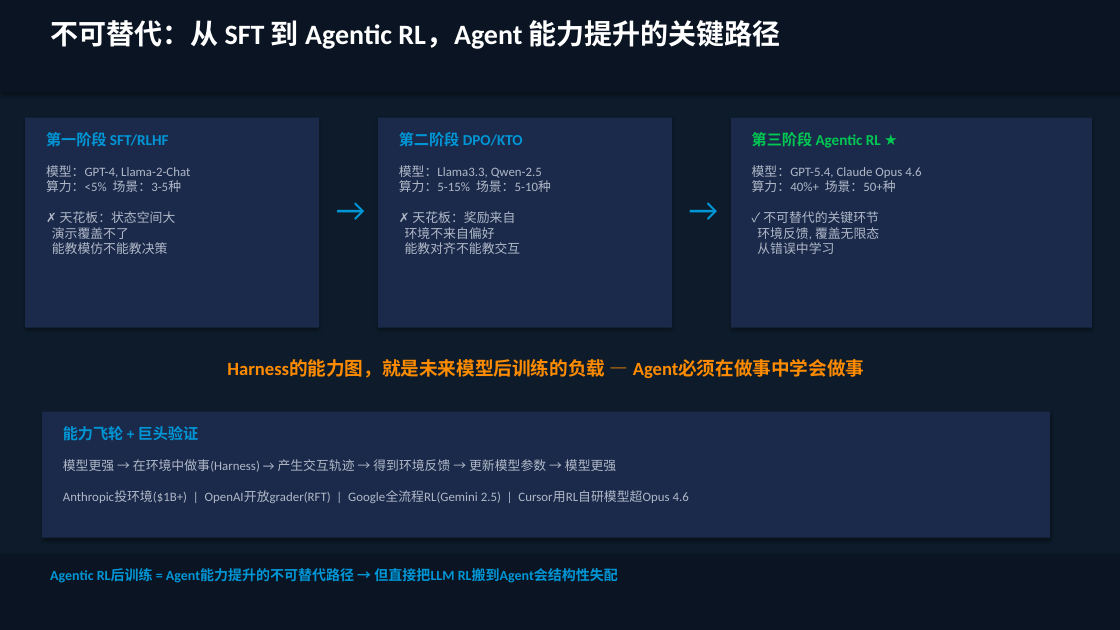
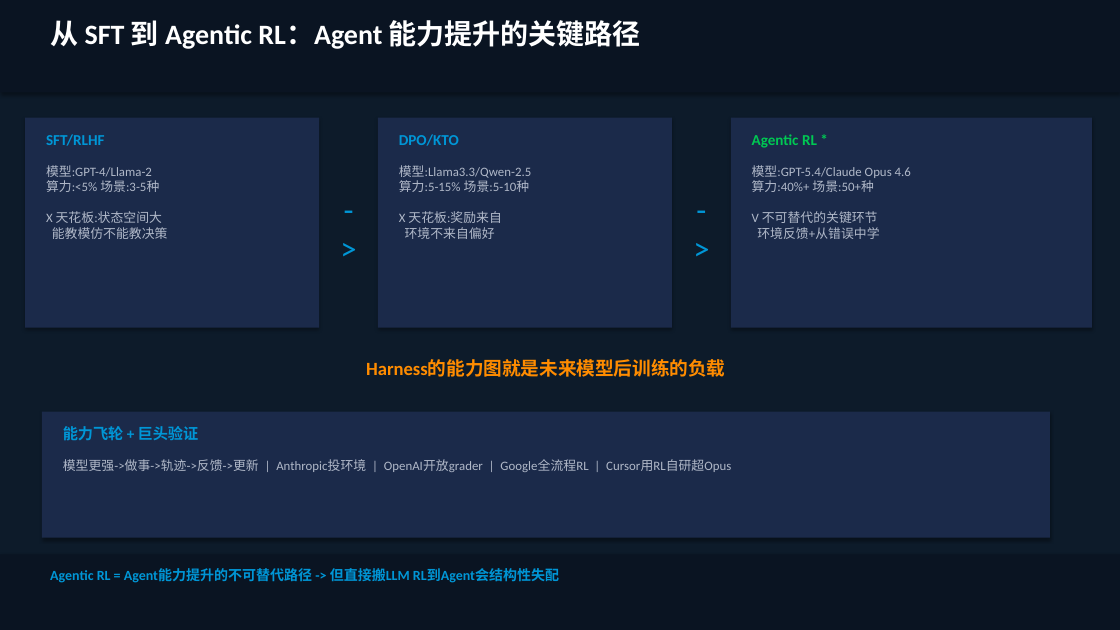
Before and after one commit to zhshgmail/tmp01, a slide deck: slide 2 of Agentic_RL_后训练洞察.pptx. Drawn at 1120x630 pixels with LibreOffice and Linux fonts; fonts in the diff are those of the drawing. Boxes give left, top, right and bottom in pixels: in the first picture for what was removed or moved away, otherwise in the second. Text is boxed around its words. In the diff, an @@ line names an element or a change of style, - is before the commit and + after.

```diff
--- a/Agentic_RL_后训练洞察.pptx
+++ b/Agentic_RL_后训练洞察.pptx
@@ text at <box>50,20,641,49</box>: text changed @@
-不可替代：从 SFT 到 Agentic RL，Agent 能力提升的关键路径
+从 SFT 到 Agentic RL：Agent 能力提升的关键路径
@@ text at <box>46,134,105,146</box>: text changed @@
-第一阶段 SFT/RLHF
+SFT/RLHF
@@ text at <box>399,134,459,146</box>: text changed @@
-第二阶段 DPO/KTO
+DPO/KTO
@@ text at <box>752,134,817,148</box>: text changed @@
-第三阶段 Agentic RL ★
+Agentic RL *
@@ text at <box>46,165,168,239</box>: text changed @@
-模型：GPT-4, Llama-2-Chat
-算力：<5% 场景：3-5种
-✗ 天花板：状态空间大
-演示覆盖不了
-能教模仿不能教决策
+模型:GPT-4/Llama-2
+算力:<5% 场景:3-5种
+X 天花板:状态空间大
+能教模仿不能教决策
@@ text at <box>399,165,531,239</box>: text changed @@
-模型：Llama3.3, Qwen-2.5
-算力：5-15% 场景：5-10种
-✗ 天花板：奖励来自
-环境不来自偏好
-能教对齐不能教交互
+模型:Llama3.3/Qwen-2.5
+算力:5-15% 场景:5-10种
+X 天花板:奖励来自
+环境不来自偏好
@@ text at <box>752,165,911,239</box>: text changed @@
-模型：GPT-5.4, Claude Opus 4.6
-算力：40%+ 场景：50+种
-✓ 不可替代的关键环节
-环境反馈, 覆盖无限态
-从错误中学习
+模型:GPT-5.4/Claude Opus 4.6
+算力:40%+ 场景:50+种
+V 不可替代的关键环节
+环境反馈+从错误中学
@@ text at <box>328,185,370,227</box>: text changed @@
-→
+->
@@ text at <box>681,185,723,227</box>: text changed @@
-→
+->
@@ text at <box>366,360,725,377</box>: text changed @@
-Harness的能力图，就是未来模型后训练的负载 — Agent必须在做事中学会做事
+Harness的能力图就是未来模型后训练的负载
@@ text at <box>63,459,731,472</box>: text changed @@
-模型更强 → 在环境中做事(Harness) → 产生交互轨迹 → 得到环境反馈 → 更新模型参数 → 模型更强
-Anthropic投环境($1B+) | OpenAI开放grader(RFT) | Google全流程RL(Gemini 2.5) | Cursor用RL自研模型超Opus 4.6
+模型更强->做事->轨迹->反馈->更新 | Anthropic投环境 | OpenAI开放grader | Google全流程RL | Cursor用RL自研超Opus
@@ text at <box>50,568,559,583</box>: text changed @@
-Agentic RL后训练 = Agent能力提升的不可替代路径 → 但直接把LLM RL搬到Agent会结构性失配
+Agentic RL = Agent能力提升的不可替代路径 -> 但直接搬LLM RL到Agent会结构性失配
```
Also in this commit, not shown: 11 other slides changed, 3 slides added, 3 slides removed.
